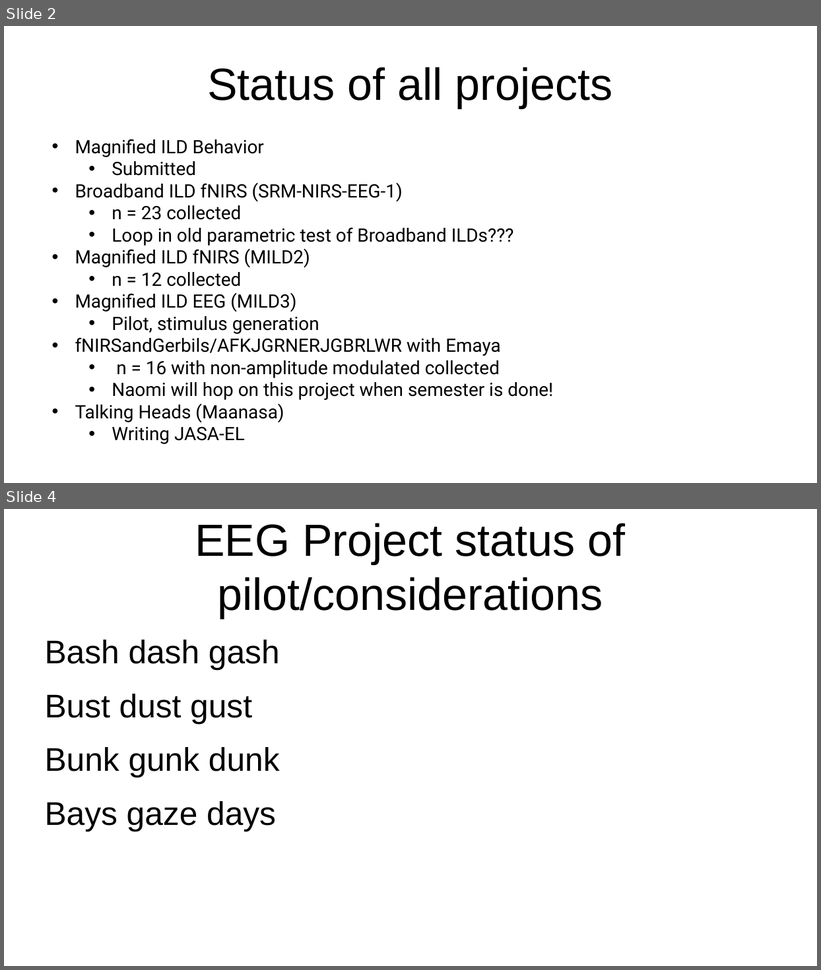
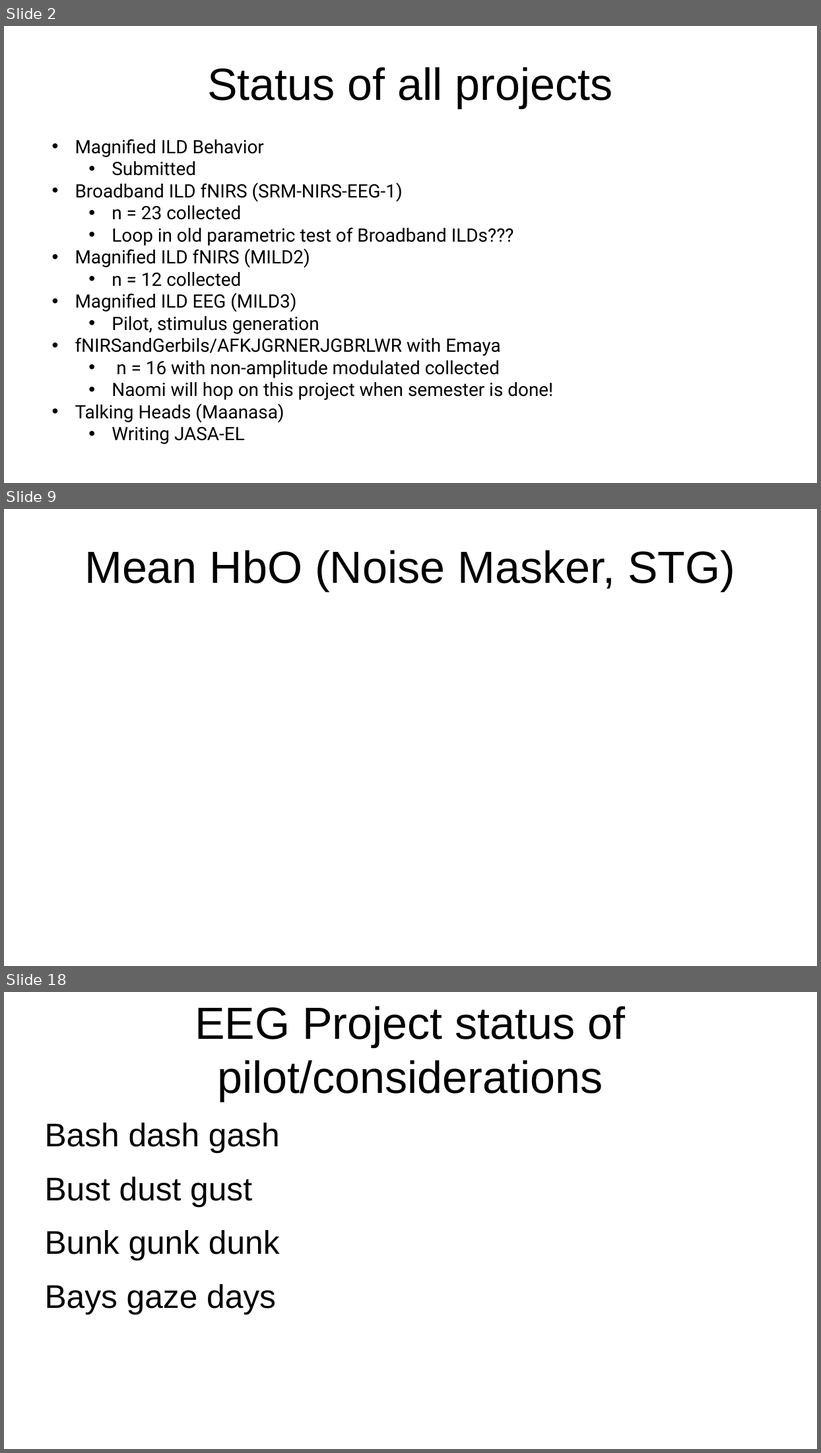
Before and after one commit to brichard28/Broadband-ILD-fNIRS, a slide deck: SRM-NIRS-EEG Update 4-19.pptx. Shown one above the other, each under a label of ours: slides 2 and 4 before the commit, slides 2, 9 and 18 after it; the slides between them are not shown. The pictures are 821x970 and 821x1453 pixels, drawn with LibreOffice and Linux fonts; fonts in the diff are those of the drawing. Boxes give left, top, right and bottom in pixels: in the first picture for what was removed or moved away, otherwise in the second. Text is boxed around its words. In the diff, an @@ line names an element or a change of style, - is before the commit and + after.

```diff
--- a/SRM-NIRS-EEG Update 4-19.pptx
+++ b/SRM-NIRS-EEG Update 4-19.pptx
@@ slide 9 added at bbox=[4, 509, 817, 966], background #FFFFFF @@
@@ title added at bbox=[85, 550, 735, 591], 44 pt, text #000000 @@
+Mean HbO (Noise Masker, STG)
@@ what was slide 4 is now slide 18 @@
```
Also in this commit, not shown: 1 slide changed, 13 other slides added, 10 other files.
